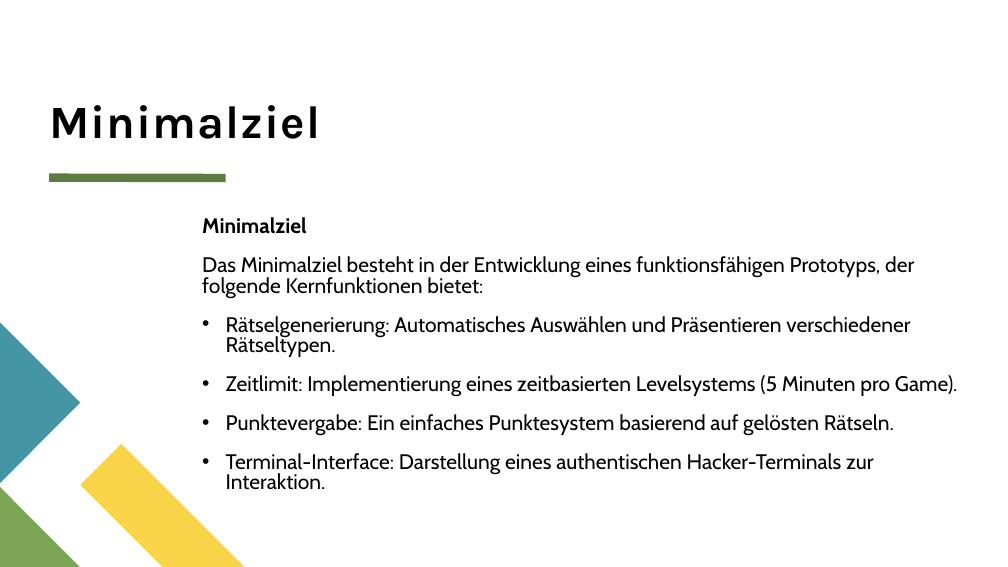
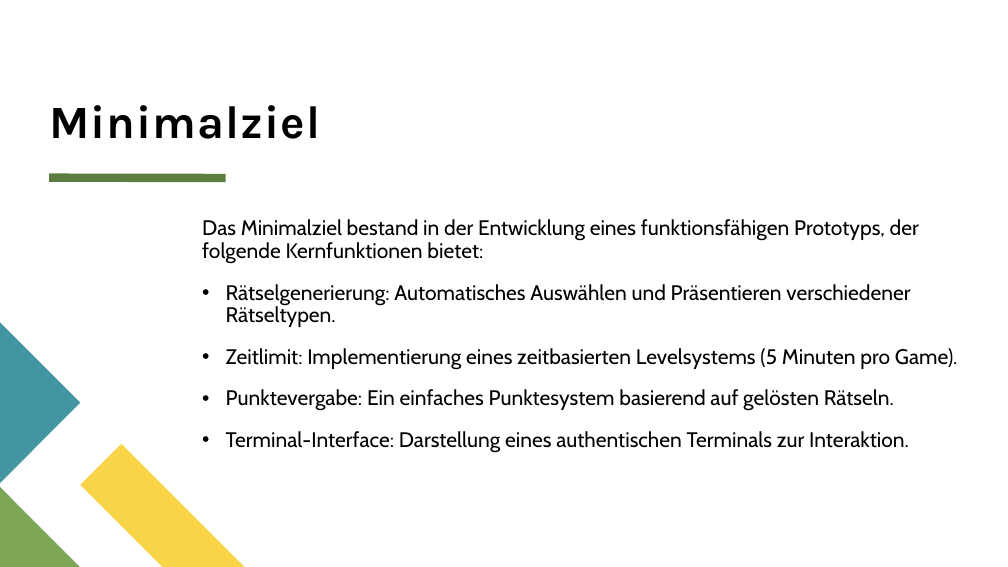
Before and after one commit to Haeusele83/Peusi_the-game, a slide deck: slide 4 of docs/FEUSI – The Game.pptx. Drawn at 1008x567 pixels with LibreOffice and Linux fonts; fonts in the diff are those of the drawing. Boxes give left, top, right and bottom in pixels: in the first picture for what was removed or moved away, otherwise in the second. Text is boxed around its words. In the diff, an @@ line names an element or a change of style, - is before the commit and + after.

```diff
--- a/docs/FEUSI – The Game.pptx
+++ b/docs/FEUSI – The Game.pptx
@@ text at box(202, 219, 919, 264): text changed @@
-Minimalziel
-Das Minimalziel besteht in der Entwicklung eines funktionsfähigen Prototyps, der folgende Kernfunktionen bietet:
+Das Minimalziel bestand in der Entwicklung eines funktionsfähigen Prototyps, der folgende Kernfunktionen bietet:
@@ text at box(226, 284, 958, 411): line spacing 0.8 to 0.9 @@
@@ text at box(226, 431, 909, 453): text changed @@
-• Terminal-Interface: Darstellung eines authentischen Hacker-Terminals zur Interaktion.
+• Terminal-Interface: Darstellung eines authentischen Terminals zur Interaktion.
```
Also in this commit, not shown: 2 other slides changed, 1 slide added.
